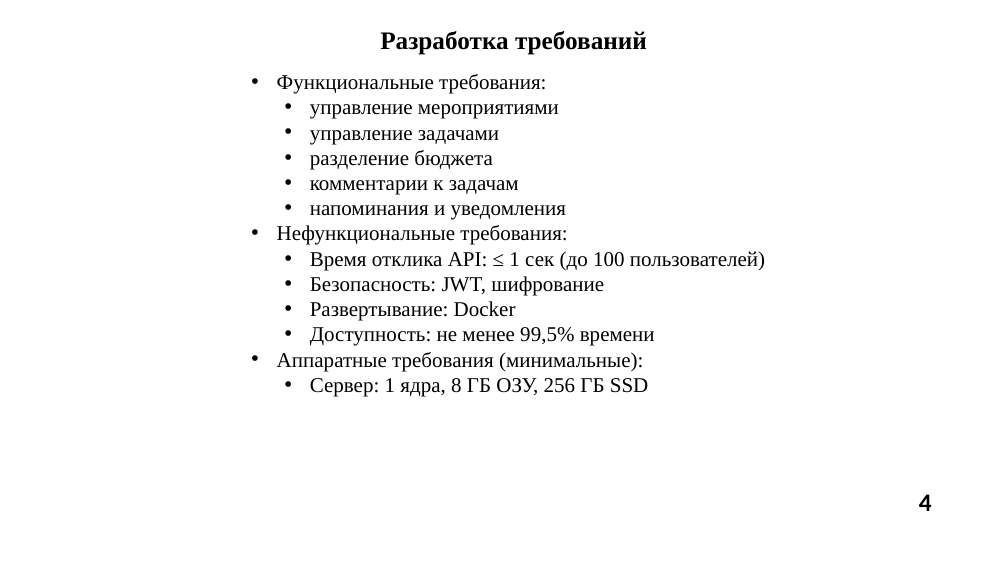
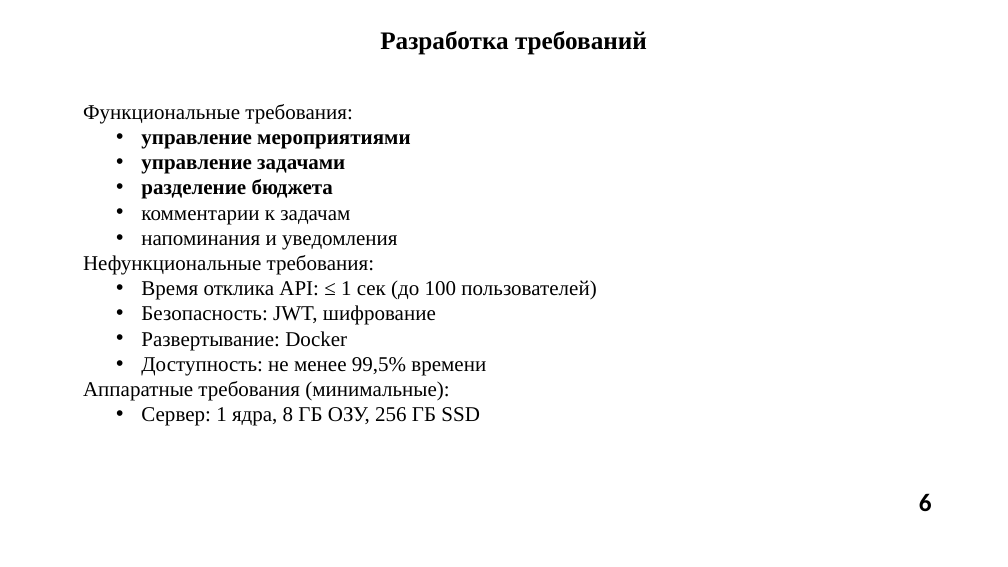
Before and after one commit to PabloPerdolie/eventManagement, a slide deck: slide 6 of диплом/ПРЕДДИПЛОМНАЯ_ПРАКТИКА/ПДП_Презентация_ИКБО-30-21_ПарусовПА.pptx (slide 4 before the commit). Drawn at 1008x567 pixels with LibreOffice and Linux fonts; fonts in the diff are those of the drawing; background and template pictures are left out. Boxes give left, top, right and bottom in pixels: in the first picture for what was removed or moved away, otherwise in the second. Text is boxed around its words. In the diff, an @@ line names an element or a change of style, - is before the commit and + after.

```diff
--- a/диплом/ПРЕДДИПЛОМНАЯ_ПРАКТИКА/ПДП_Презентация_ИКБО-30-21_ПарусовПА.pptx
+++ b/диплом/ПРЕДДИПЛОМНАЯ_ПРАКТИКА/ПДП_Презентация_ИКБО-30-21_ПарусовПА.pptx
@@ text "Функциональные требования:": place and size @@
-text "Функциональные требования:" at [277, 74, 765, 397]
+text "Функциональные требования:" at [83, 104, 596, 426]
@@ text at [83, 104, 449, 401]: bold on in "управление мероприятиями", "управление задачами", "разделение бюджета"; bullet • to none @@
@@ page number at [919, 493, 932, 511]: text changed @@
-4
+6
```
Also in this commit, not shown: 12 other slides changed, 4 slides added, 5 slides removed, 31 other files.
